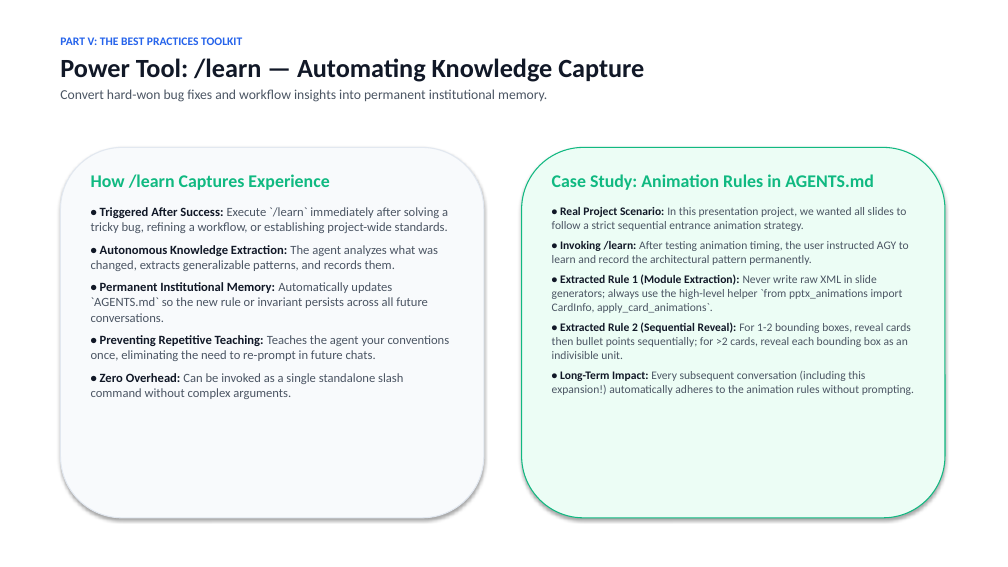
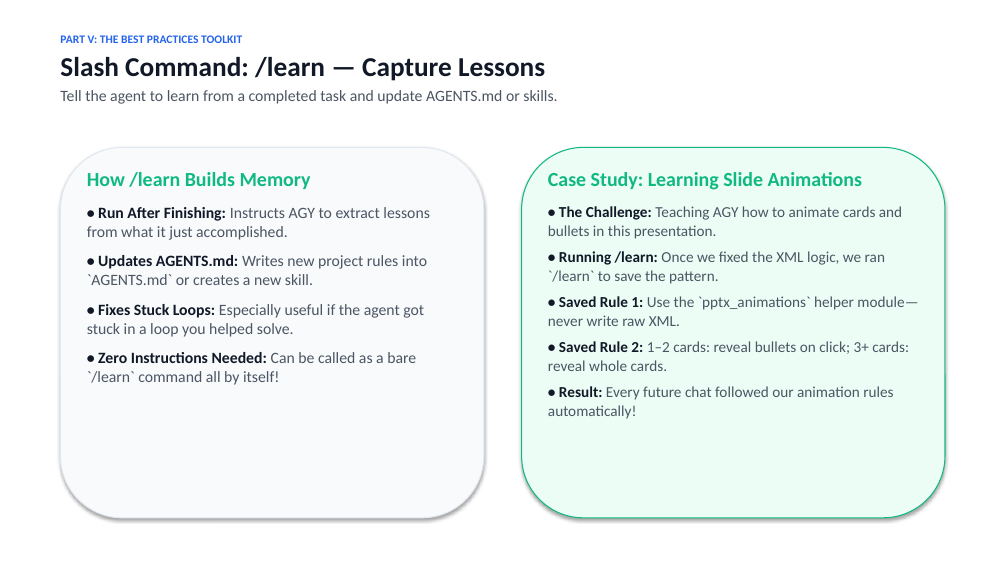
Before and after one commit to berman-lab/antigravity-intoduction-presentation, a slide deck: slide 23 of antigravity_lab_presentation.pptx. Drawn at 1008x567 pixels with LibreOffice and Linux fonts; fonts in the diff are those of the drawing. Boxes give left, top, right and bottom in pixels: in the first picture for what was removed or moved away, otherwise in the second. Text is boxed around its words. In the diff, an @@ line names an element or a change of style, - is before the commit and + after.

```diff
--- a/antigravity_lab_presentation.pptx
+++ b/antigravity_lab_presentation.pptx
@@ text at (60,57,557,104): text changed; size 13 to 15 pt @@
-Power Tool: /learn — Automating Knowledge Capture
-Convert hard-won bug fixes and workflow insights into permanent institutional memory.
+Slash Command: /learn — Capture Lessons
+Tell the agent to learn from a completed task and update AGENTS.md or skills.
@@ text at (87,172,429,385): text changed; size 12 to 15 pt @@
-How /learn Captures Experience
-• Triggered After Success: Execute `/learn` immediately after solving a tricky bug, refining a workflow, or establishing project-wide standards.
-• Autonomous Knowledge Extraction: The agent analyzes what was changed, extracts generalizable patterns, and records them.
-• Permanent Institutional Memory: Automatically updates `AGENTS.md` so the new rule or invariant persists across all future conversations.
-• Preventing Repetitive Teaching: Teaches the agent your conventions once, eliminating the need to re-prompt in future chats.
-• Zero Overhead: Can be invoked as a single standalone slash command without complex arguments.
+How /learn Builds Memory
+• Run After Finishing: Instructs AGY to extract lessons from what it just accomplished.
+• Updates AGENTS.md: Writes new project rules into `AGENTS.md` or creates a new skill.
+• Fixes Stuck Loops: Especially useful if the agent got stuck in a loop you helped solve.
+• Zero Instructions Needed: Can be called as a bare `/learn` command all by itself!
@@ text at (548,172,918,419): text changed; size 11 to 14.5 pt @@
-Case Study: Animation Rules in AGENTS.md
-• Real Project Scenario: In this presentation project, we wanted all slides to follow a strict sequential entrance animation strategy.
-• Invoking /learn: After testing animation timing, the user instructed AGY to learn and record the architectural pattern permanently.
-• Extracted Rule 1 (Module Extraction): Never write raw XML in slide generators; always use the high-level helper `from pptx_animations import CardInfo, apply_card_animations`.
-• Extracted Rule 2 (Sequential Reveal): For 1-2 bounding boxes, reveal cards then bullet points sequentially; for >2 cards, reveal each bounding box as an indivisible unit.
-• Long-Term Impact: Every subsequent conversation (including this expansion!) automatically adheres to the animation rules without prompting.
+Case Study: Learning Slide Animations
+• The Challenge: Teaching AGY how to animate cards and bullets in this presentation.
+• Running /learn: Once we fixed the XML logic, we ran `/learn` to save the pattern.
+• Saved Rule 1: Use the `pptx_animations` helper module—never write raw XML.
+• Saved Rule 2: 1–2 cards: reveal bullets on click; 3+ cards: reveal whole cards.
+• Result: Every future chat followed our animation rules automatically!
```
Also in this commit, not shown: 28 other slides changed, 1 other file.
